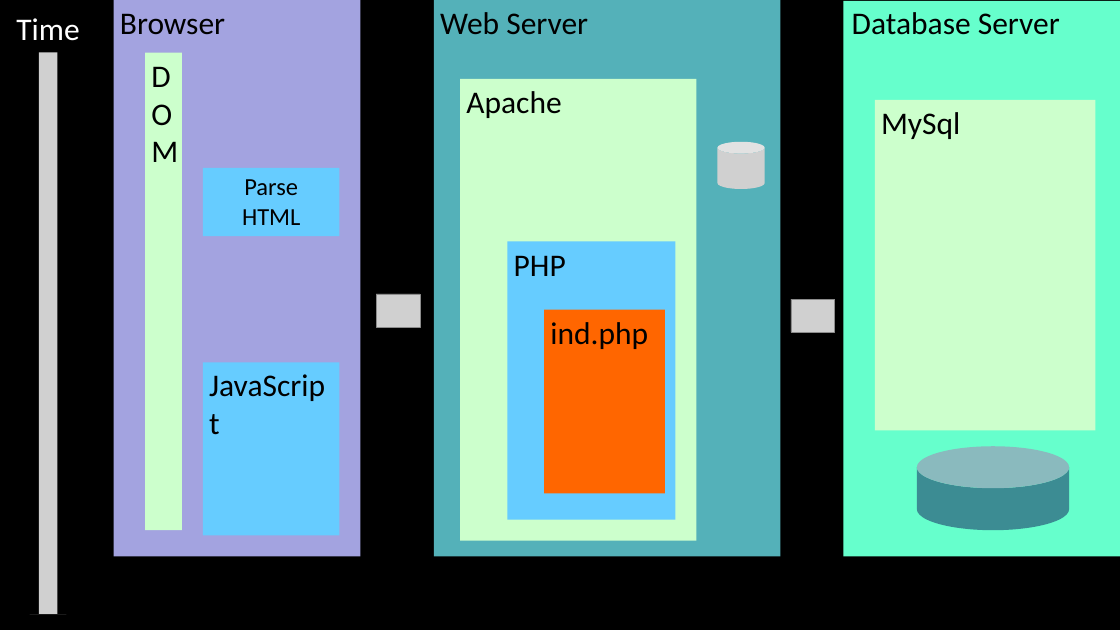
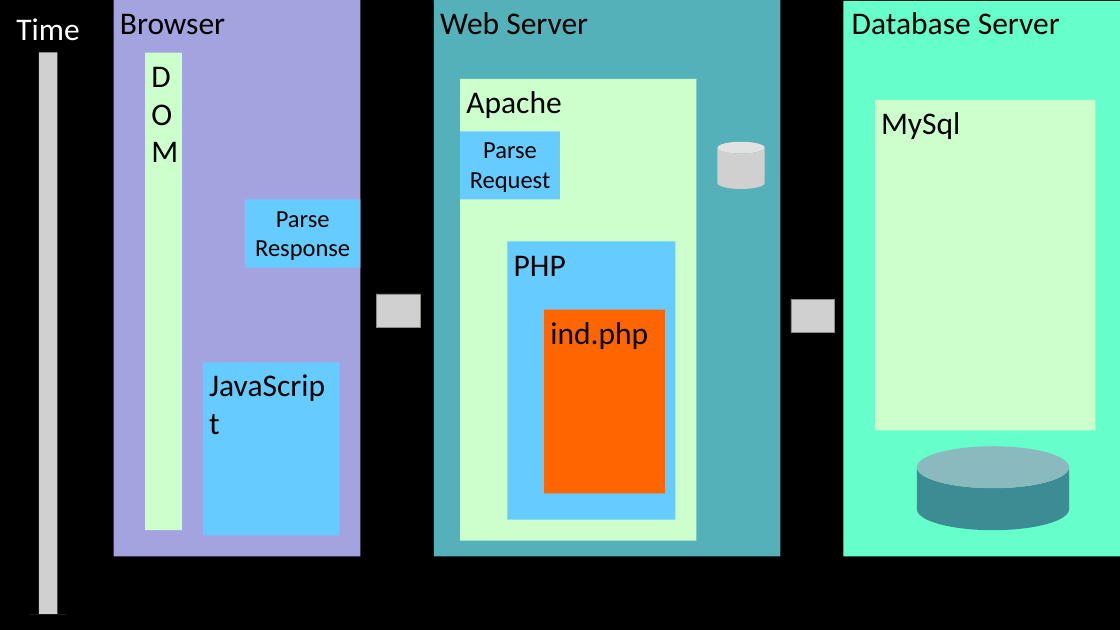
Before and after one commit to csev/wa4e, a slide deck: slide 2 of lectures/PHP-06-Forms.ppt. Drawn at 1120x630 pixels with LibreOffice and Linux fonts; fonts in the diff are those of the drawing; grey boxes stand for pictures. Boxes give left, top, right and bottom in pixels: in the first picture for what was removed or moved away, otherwise in the second. Text is boxed around its words. In the diff, an @@ line names an element or a change of style, - is before the commit and + after.

```diff
--- a/lectures/PHP-06-Forms.ppt
+++ b/lectures/PHP-06-Forms.ppt
@@ rectangle added at bbox=[460, 131, 560, 199], fill #66CCFF, 28 pt, text #000000 @@
+Parse
+Request
@@ rectangle "Parse": place and size @@
-rectangle "Parse" at bbox=[203, 168, 340, 236]
+rectangle "Parse" at bbox=[245, 200, 360, 268]
@@ text in rectangle at bbox=[255, 240, 350, 260]: text changed @@
-HTML
+Response
```
Also in this commit, not shown: 6 other slides changed, 4 other files.
